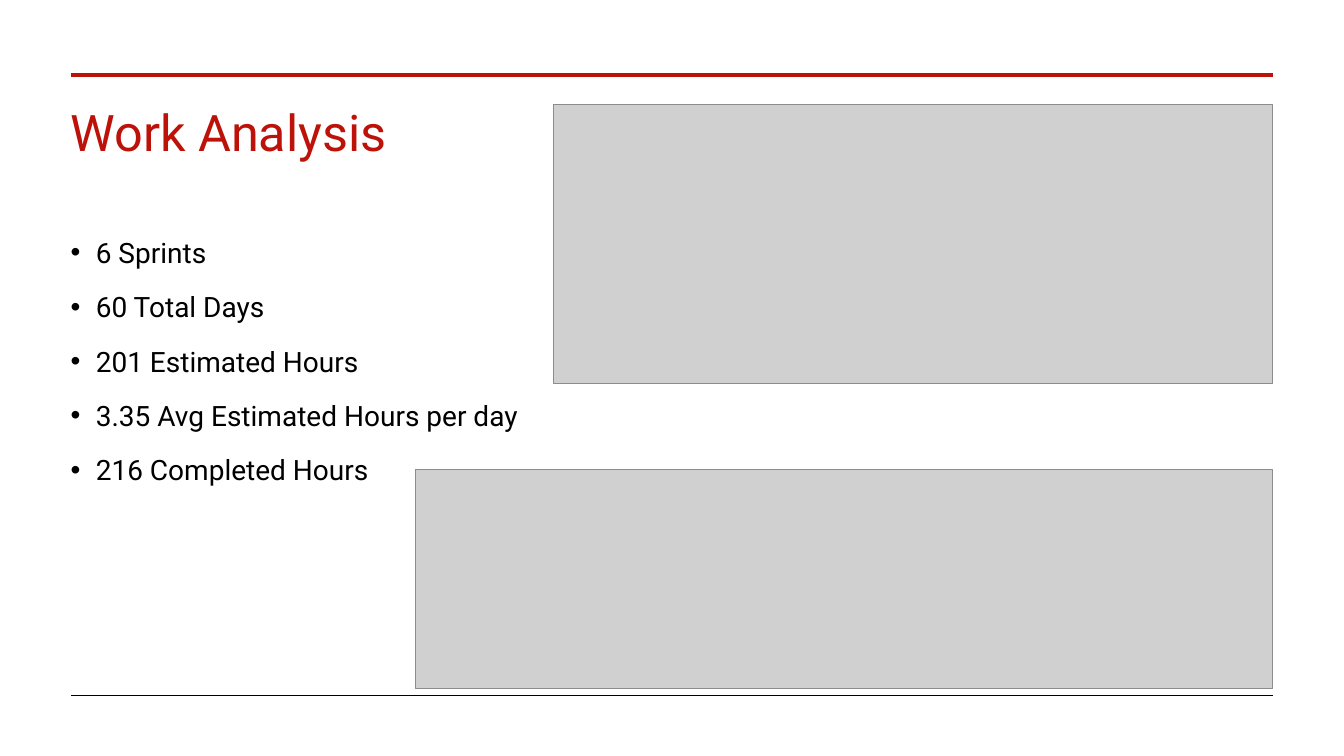
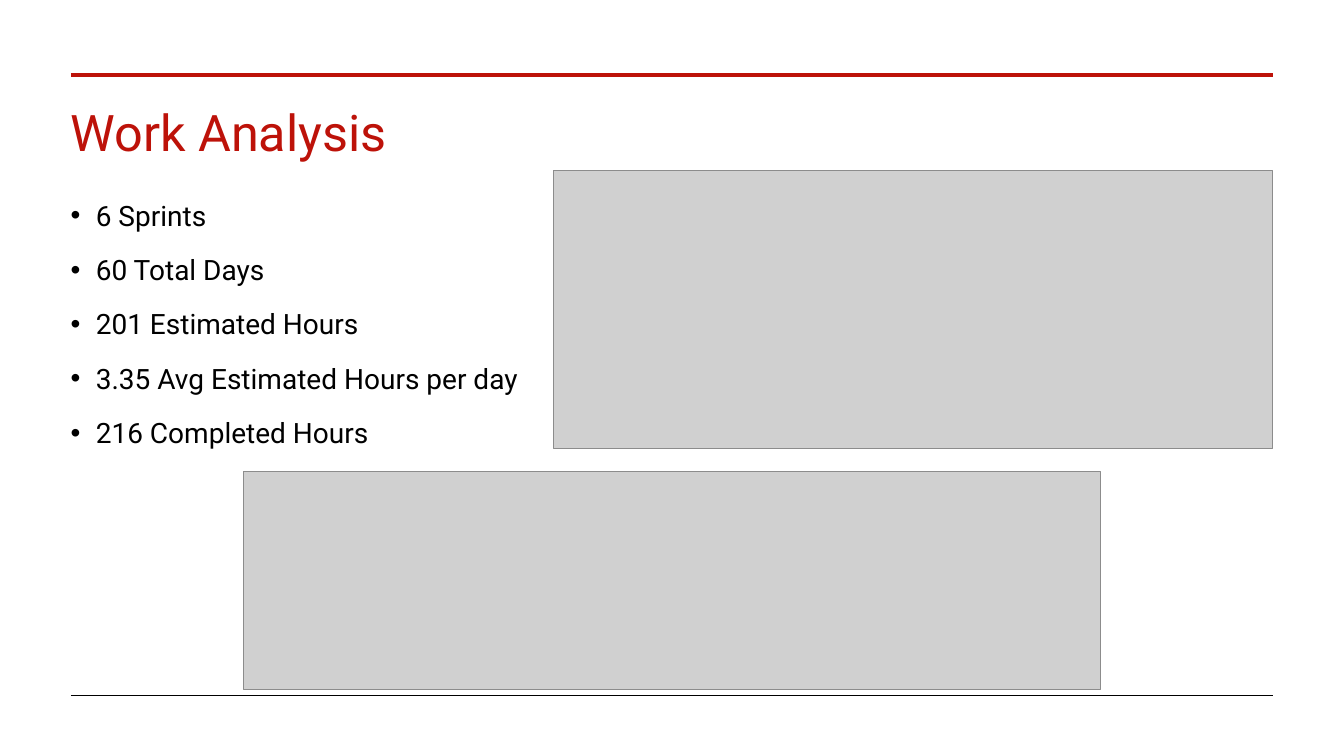
Before and after one commit to mauroficorella/LABAP, a slide deck: slide 13 of Documentation/Presentation.pptx. Drawn at 1344x756 pixels with LibreOffice and Linux fonts; fonts in the diff are those of the drawing; grey boxes stand for pictures. Boxes give left, top, right and bottom in pixels: in the first picture for what was removed or moved away, otherwise in the second. Text is boxed around its words. In the diff, an @@ line names an element or a change of style, - is before the commit and + after.

```diff
--- a/Documentation/Presentation.pptx
+++ b/Documentation/Presentation.pptx
@@ picture: place and size @@
-picture at [555,105,1273,383]
+picture at [555,170,1273,449]
@@ text "6 Sprints": place and size @@
-text "6 Sprints" at [96,242,517,486]
+text "6 Sprints" at [96,205,517,449]
@@ picture: place and size @@
-picture at [415,470,1272,689]
+picture at [244,471,1101,690]
```
Also in this commit, not shown: 8 other slides changed.
